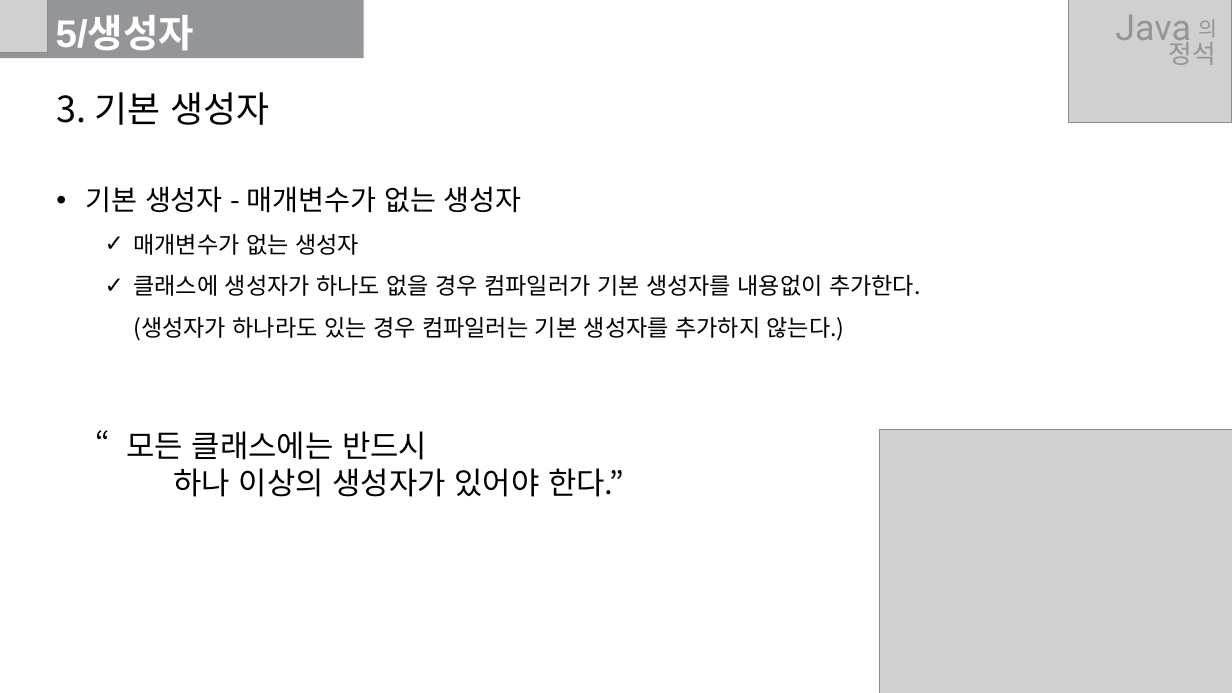
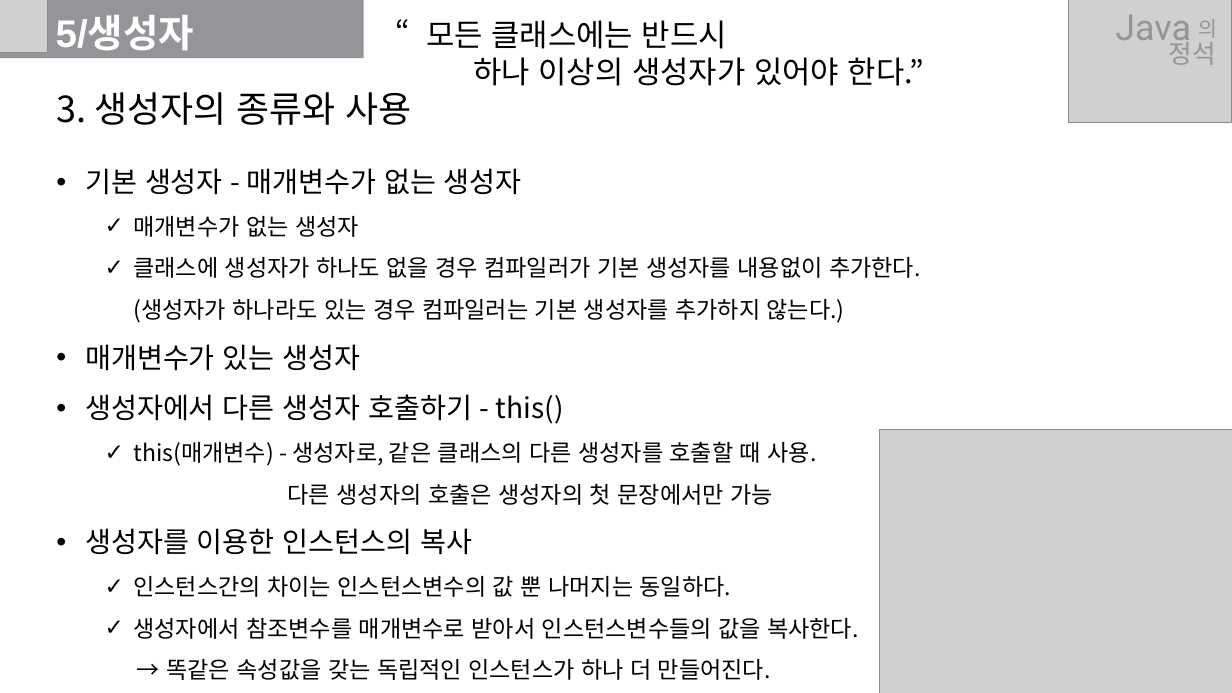
Before and after one commit to develiberta/java-standard, a slide deck: slide 26 of Ch06/Summary/Ch06_Summary.pptx. Drawn at 1232x693 pixels with LibreOffice and Linux fonts; fonts in the diff are those of the drawing; grey boxes stand for pictures. Boxes give left, top, right and bottom in pixels: in the first picture for what was removed or moved away, otherwise in the second. Text is boxed around its words. In the diff, an @@ line names an element or a change of style, - is before the commit and + after.

```diff
--- a/Ch06/Summary/Ch06_Summary.pptx
+++ b/Ch06/Summary/Ch06_Summary.pptx
@@ text "“모든 클래스에는 반드시": place and size @@
-text "“모든 클래스에는 반드시" at (127, 431, 624, 497)
+text "“모든 클래스에는 반드시" at (426, 20, 924, 86)
@@ text at (56, 92, 411, 125): text changed @@
-3. 기본 생성자
+3. 생성자의 종류와 사용
@@ text "기본 생성자 - 매개변수가 없는 ...": place and size @@
-text "기본 생성자 - 매개변수가 없는 ..." at (85, 186, 920, 341)
+text "기본 생성자 - 매개변수가 없는 ..." at (85, 168, 920, 680)
@@ text at (85, 344, 858, 680): paragraphs added @@
+• 매개변수가 있는 생성자
+• 생성자에서 다른 생성자 호출하기 - this()
+  ✓ this(매개변수) - 생성자로, 같은 클래스의 다른 생성자를 호출할 때 사용.
+    다른 생성자의 호출은 생성자의 첫 문장에서만 가능
+• 생성자를 이용한 인스턴스의 복사
+  ✓ 인스턴스간의 차이는 인스턴스변수의 값 뿐 나머지는 동일하다.
+  ✓ 생성자에서 참조변수를 매개변수로 받아서 인스턴스변수들의 값을 복사한다.
+  → 똑같은 속성값을 갖는 독립적인 인스턴스가 하나 더 만들어진다.
```
Also in this commit, not shown: 5 slides added.
